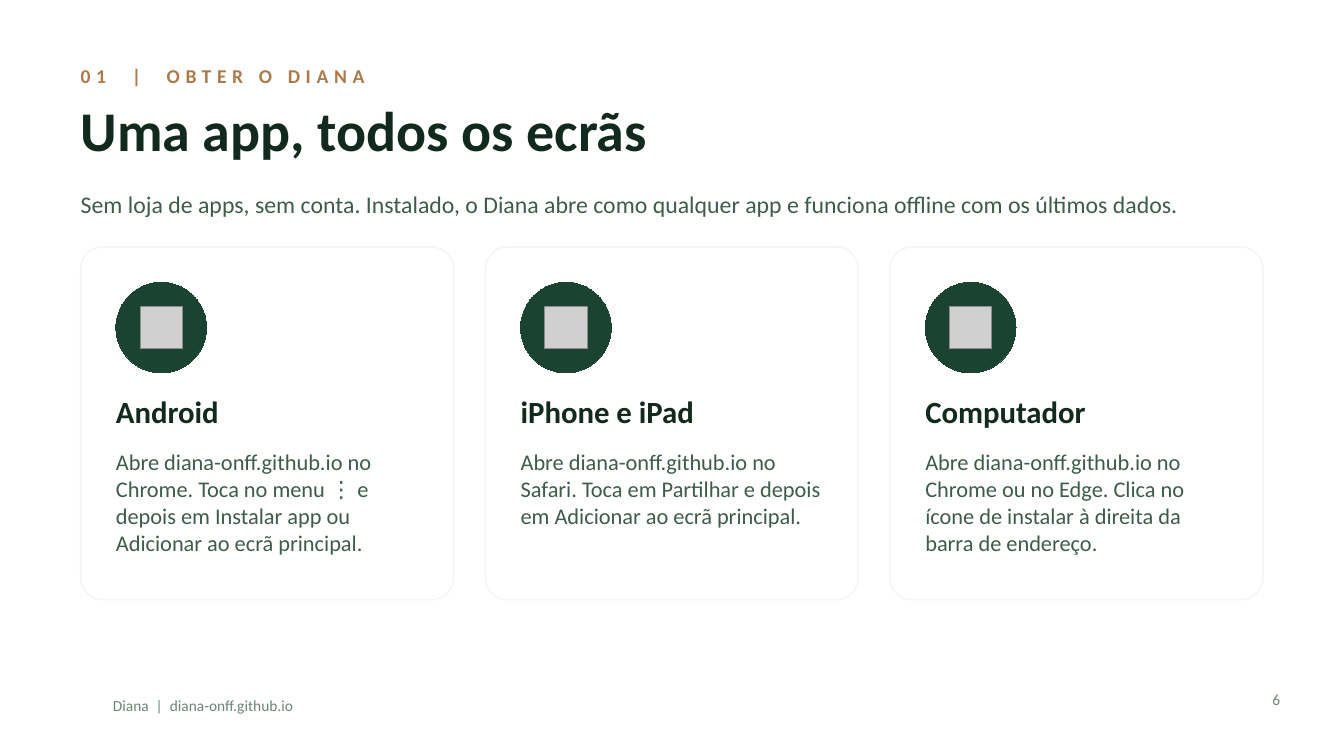
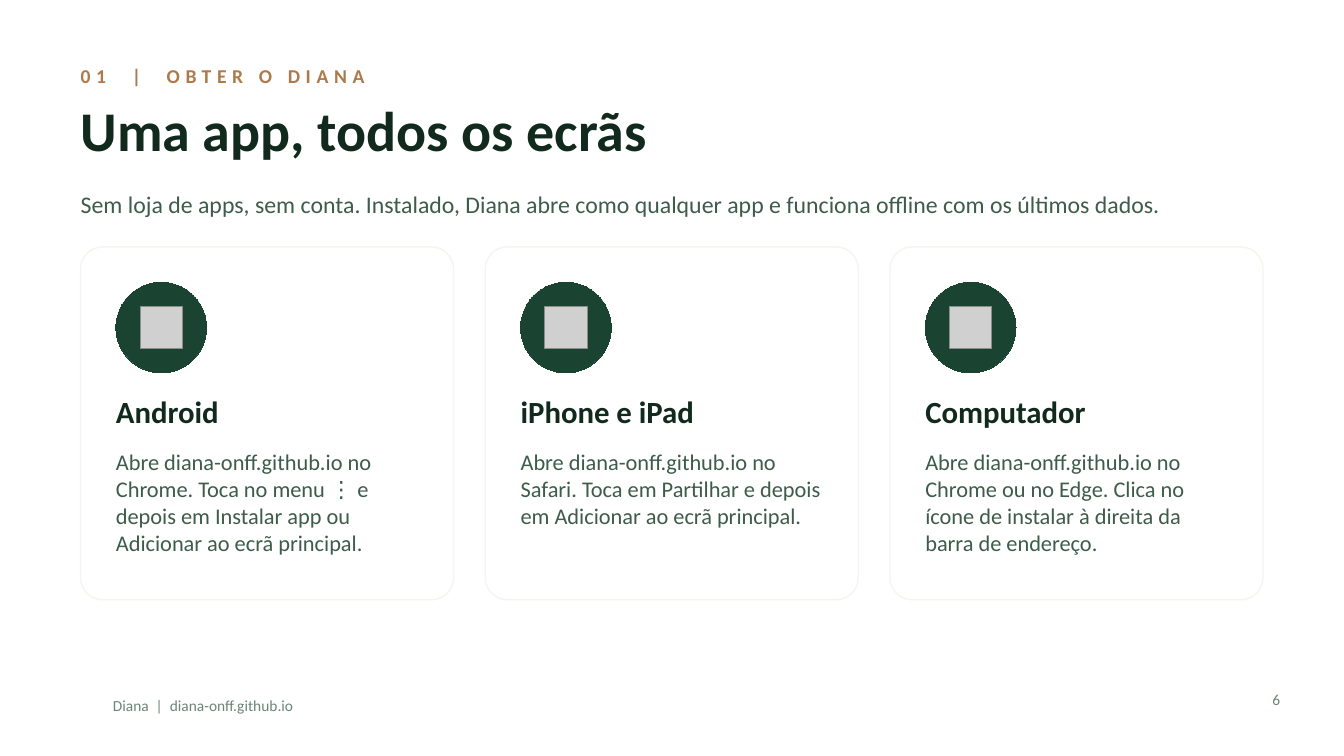
Before and after one commit to diana-onff/diana-onff.github.io, a slide deck: slide 6 of docs/Diana_FaunaFlora_Presentation_PT.pptx. Drawn at 1344x756 pixels with LibreOffice and Linux fonts; fonts in the diff are those of the drawing; grey boxes stand for pictures; background and template pictures are left out. Boxes give left, top, right and bottom in pixels: in the first picture for what was removed or moved away, otherwise in the second. Text is boxed around its words. In the diff, an @@ line names an element or a change of style, - is before the commit and + after.

```diff
--- a/docs/Diana_FaunaFlora_Presentation_PT.pptx
+++ b/docs/Diana_FaunaFlora_Presentation_PT.pptx
@@ text at (81,196,1159,217): text changed @@
-Sem loja de apps, sem conta. Instalado, o Diana abre como qualquer app e funciona offline com os últimos dados.
+Sem loja de apps, sem conta. Instalado, Diana abre como qualquer app e funciona offline com os últimos dados.
```
Also in this commit, not shown: 12 other slides changed.
